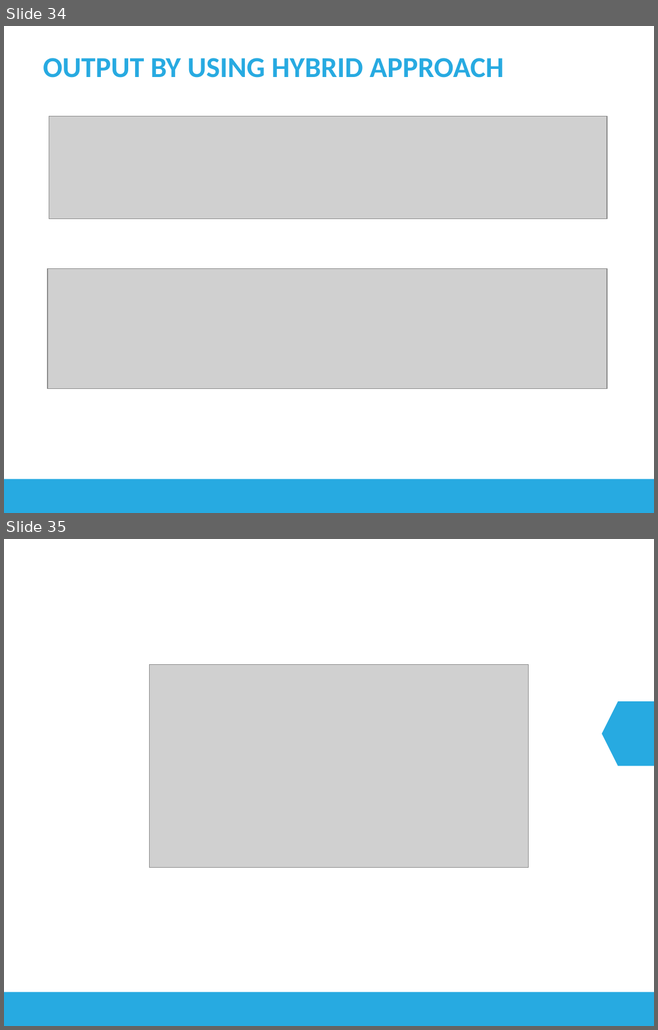
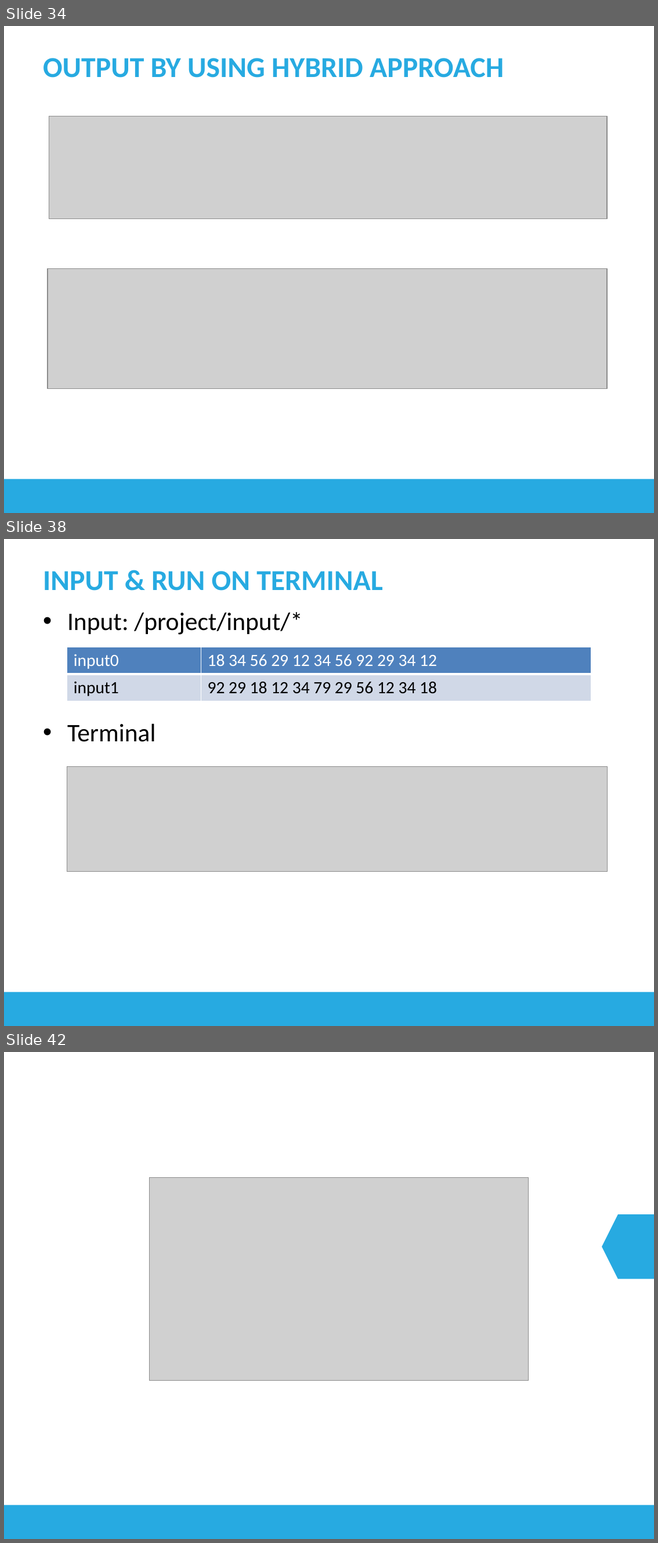
Before and after one commit to longhuynh/BigData, a slide deck: docs/Presentation.pptx. Shown one above the other, each under a label of ours: slides 34 and 35 before the commit, slides 34, 38 and 42 after it; the slides between them are not shown. The pictures are 658x1030 and 658x1543 pixels, drawn with LibreOffice and Linux fonts; fonts in the diff are those of the drawing; grey boxes stand for pictures. Boxes give left, top, right and bottom in pixels: in the first picture for what was removed or moved away, otherwise in the second. Text is boxed around its words. In the diff, an @@ line names an element or a change of style, - is before the commit and + after.

Commit message:
hbase project

```diff
--- a/docs/Presentation.pptx
+++ b/docs/Presentation.pptx
@@ slide 38 added at <box>4,539,654,1026</box>, background #FFFFFF; not listed: 1 template element that a slide beside it also shows @@
@@ title added at <box>43,571,383,591</box>, 32 pt, text #27AAE1, bold @@
+INPUT & RUN ON TERMINAL
@@ text added at <box>67,612,302,742</box>, 28 pt, text #000000 @@
+• Input: /project/input/*
+• Terminal
@@ table added at <box>67,647,590,701</box>, 2 rows, 2 columns @@
+input0 | 18 34 56 29 12 34 56 92 29 34 12
+input1 | 92 29 18 12 34 79 29 56 12 34 18
@@ picture added at <box>67,767,607,871</box> @@
@@ what was slide 35 is now slide 42 @@
```
Also in this commit, not shown: 1 slide changed, 6 other slides added.
